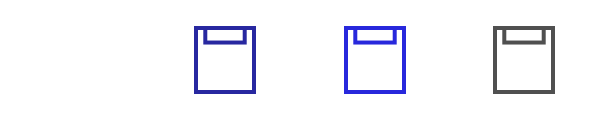
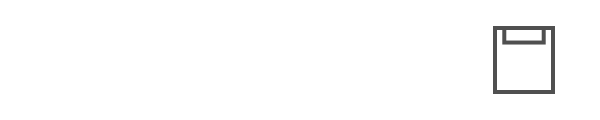
The second 600x120 image is a revision of the first. Changes to its layers:
"按下": opacity 100% → 60% over [344, 26, 406, 94]
painted on "矩形 2 副本 2" over [353, 26, 397, 45]
painted on "矩形 1 副本 2" over [344, 26, 406, 94]
"高亮": opacity 100% → 80% over [194, 26, 256, 94]
painted on "矩形 2 副本" over [203, 26, 247, 45]
painted on "矩形 1 副本" over [194, 26, 256, 94]
